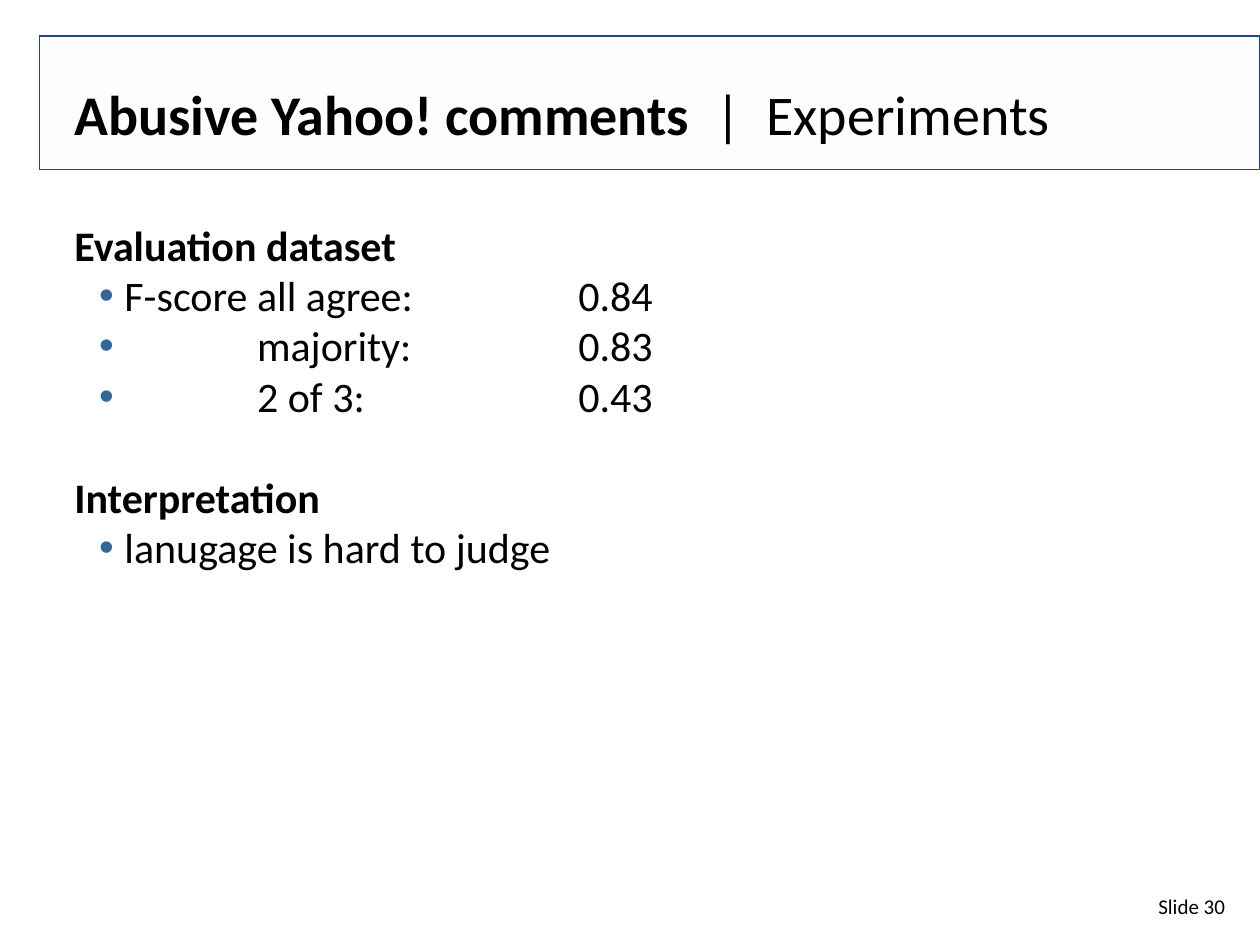
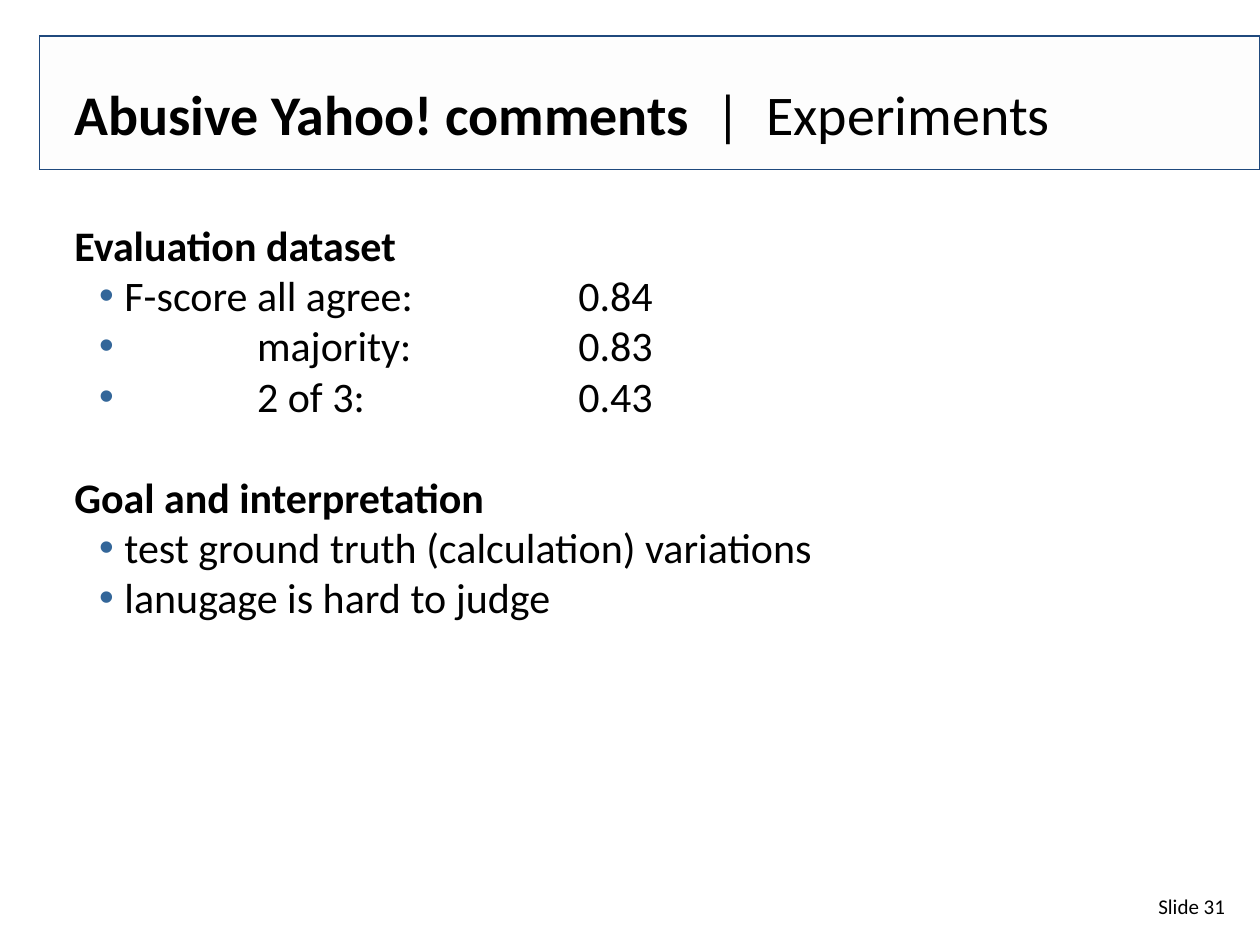
Before and after one commit to IllDepence/websci_ss2017, a slide deck: slide 31 of pres/Tarek_Saier_Abusive_behavior_in_social_media.odp (slide 30 before the commit). Drawn at 1260x945 pixels with LibreOffice and Linux fonts; fonts in the diff are those of the drawing; background and template pictures are left out. Boxes give left, top, right and bottom in pixels: in the first picture for what was removed or moved away, otherwise in the second. Text is boxed around its words. In the diff, an @@ line names an element or a change of style, - is before the commit and + after.

```diff
--- a/pres/Tarek_Saier_Abusive_behavior_in_social_media.odp
+++ b/pres/Tarek_Saier_Abusive_behavior_in_social_media.odp
@@ text at <box>74,483,812,571</box>: text changed; bold off @@
-Interpretation
+Goal and interpretation
+  • test ground truth (calculation) variations
@@ page number at <box>1158,899,1225,914</box>: text changed @@
-Slide 30
+Slide 31
```
Also in this commit, not shown: 9 other slides changed, 1 slide added, 2 other files.
